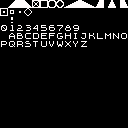
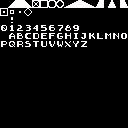
Two versions of the same layered image (128x128). Layer-by-layer changes:
painted on "Background" over [2, 25, 126, 47]
